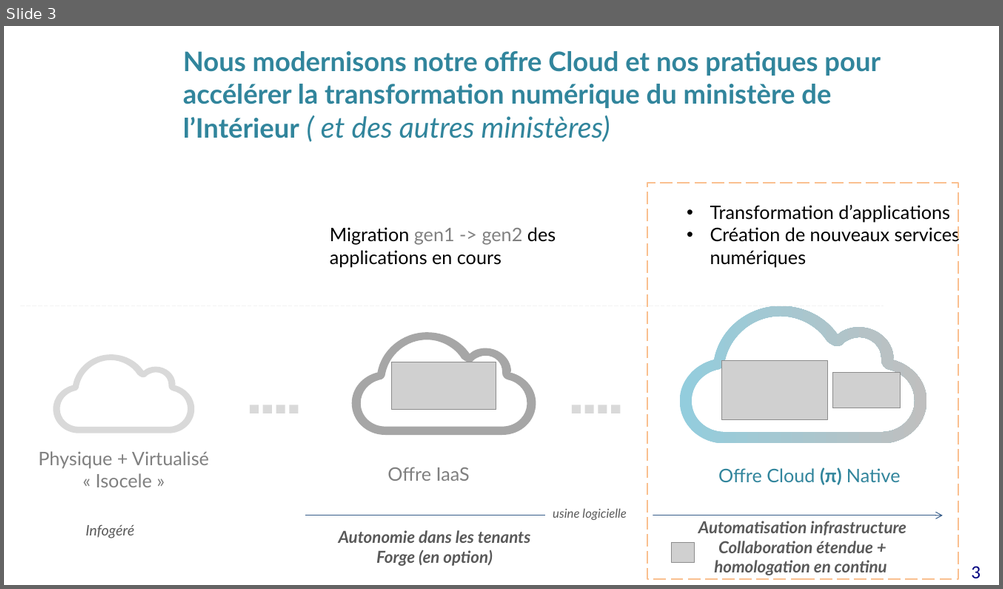
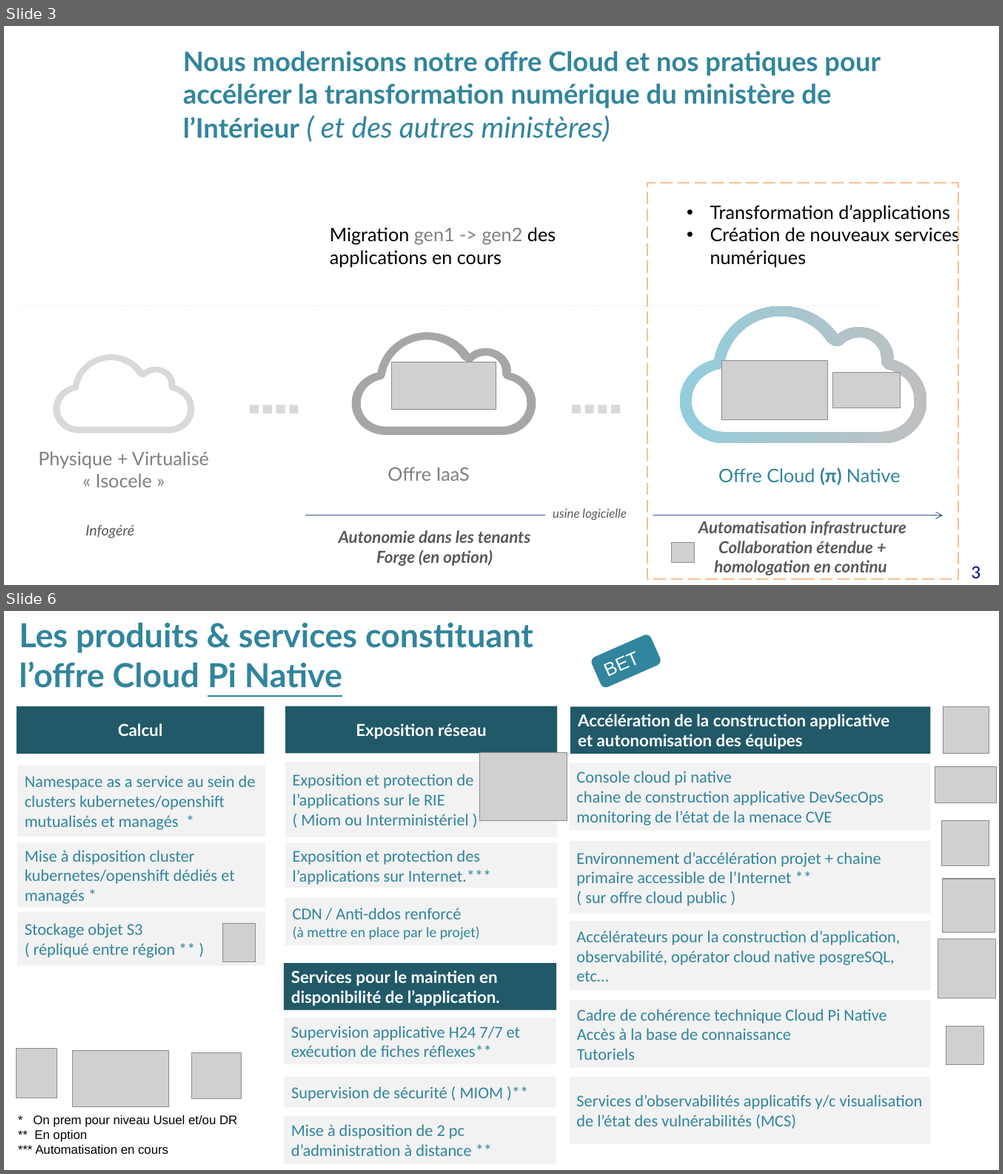
Before and after one commit to cloud-pi-native/certification, a slide deck: Depot de support collaboratif/Cloud pi native - La qualité en continue.pptx. Shown one above the other, each under a label of ours: slide 3 before the commit, slides 3 and 6 after it; the slides between them are not shown. The pictures are 1003x589 and 1003x1174 pixels, drawn with LibreOffice and Linux fonts; fonts in the diff are those of the drawing; grey boxes stand for pictures; background and template pictures are left out. Boxes give left, top, right and bottom in pixels: in the first picture for what was removed or moved away, otherwise in the second. Text is boxed around its words. In the diff, an @@ line names an element or a change of style, - is before the commit and + after.

```diff
--- a/Depot de support collaboratif/Cloud pi native - La qualité en continue.pptx
+++ b/Depot de support collaboratif/Cloud pi native - La qualité en continue.pptx
@@ slide 6 added at (4,611,999,1170), background #FFFFFF @@
@@ text added at (19,622,533,688), 32 pt, text #31859C, bold @@
+Les produits & services constituant
+l’offre Cloud Pi Native
@@ rounded rectangle added at (589,633,662,689), fill #31859C, 18 pt, text #FFFFFF @@
+BETA
@@ rectangle added at (17,706,264,754), fill #215968, 16 pt, text #FFFFFF, bold @@
+Calcul
@@ rectangle added at (285,706,557,754), fill #215968, 16 pt, text #FFFFFF, bold @@
+Exposition réseau
@@ rectangle added at (570,706,930,754), fill #215968, 16 pt, text #FFFFFF, bold @@
+Accélération de la construction applicative
+et autonomisation des équipes
@@ picture added at (942,707,989,754) @@
@@ rectangle added at (17,766,265,837), fill #F2F2F2, 16 pt, text #31859C @@
+Namespace as a service au sein de clusters kubernetes/openshift mutualisés et managés *
@@ rectangle added at (285,762,558,837), fill #F2F2F2, 16 pt, text #31859C @@
+Exposition et protection de l’applications sur le RIE
+( Miom ou Interministériel )***
@@ picture added at (480,753,566,820) @@
@@ rectangle added at (569,763,930,830), fill #F2F2F2, 16 pt, text #31859C @@
+Console cloud pi native
+chaine de construction applicative DevSecOps
+monitoring de l’état de la menace CVE
@@ picture added at (935,767,996,803) @@
@@ picture added at (941,820,989,866) @@
@@ rectangle added at (17,843,265,908), fill #F2F2F2, 16 pt, text #31859C @@
+Mise à disposition cluster kubernetes/openshift dédiés et managés *
@@ rectangle added at (285,843,558,888), fill #F2F2F2, 16 pt, text #31859C @@
+Exposition et protection des l’applications sur Internet.***
@@ rectangle added at (569,841,930,914), fill #F2F2F2, 16 pt, text #31859C @@
+Environnement d’accélération projet + chaine primaire accessible de l’Internet **
+( sur offre cloud public )
@@ rectangle added at (285,898,558,946), fill #F2F2F2, 14 pt, text #31859C @@
+CDN / Anti-ddos renforcé
+(à mettre en place par le projet)
@@ picture added at (942,879,994,933) @@
@@ rectangle added at (17,912,265,966), fill #F2F2F2, 16 pt, text #31859C @@
+Stockage objet S3
+( répliqué entre région ** )
@@ rectangle added at (569,921,930,991), fill #F2F2F2, 16 pt, text #31859C @@
+Accélérateurs pour la construction d’application, observabilité, opérator cloud native posgreSQL, etc…
@@ picture added at (222,923,256,962) @@
@@ picture added at (938,940,996,998) @@
@@ rectangle added at (284,963,556,1010), fill #215968, 16 pt, text #FFFFFF, bold @@
+Services pour le maintien en
+disponibilité de l’application.
@@ rectangle added at (569,1000,930,1068), fill #F2F2F2, 16 pt, text #31859C @@
+Cadre de cohérence technique Cloud Pi Native
+Accès à la base de connaissance
+Tutoriels
@@ rectangle added at (284,1019,556,1065), fill #F2F2F2, 16 pt, text #31859C @@
+Supervision applicative H24 7/7 et exécution de fiches réflexes**
@@ picture added at (945,1027,984,1065) @@
@@ picture added at (17,1049,57,1098) @@
@@ picture added at (73,1051,169,1107) @@
@@ picture added at (192,1054,242,1099) @@
@@ rectangle added at (284,1077,555,1108), fill #F2F2F2, 16 pt, text #31859C @@
+Supervision de sécurité ( MIOM )**
@@ rectangle added at (569,1077,930,1145), fill #F2F2F2, 16 pt, text #31859C @@
+Services d’observabilités applicatifs y/c visualisation de l’état des vulnérabilités (MCS)
@@ text added at (33,1116,237,1154), 12 pt, text #000000 @@
+* On prem pour niveau Usuel et/ou DR
+** En option
+*** Automatisation en cours
@@ rectangle added at (284,1117,556,1165), fill #F2F2F2, 16 pt, text #31859C @@
+Mise à disposition de 2 pc d’administration à distance **
```
Also in this commit, not shown: 4 other slides added, 17 slides removed, 2 other files.
